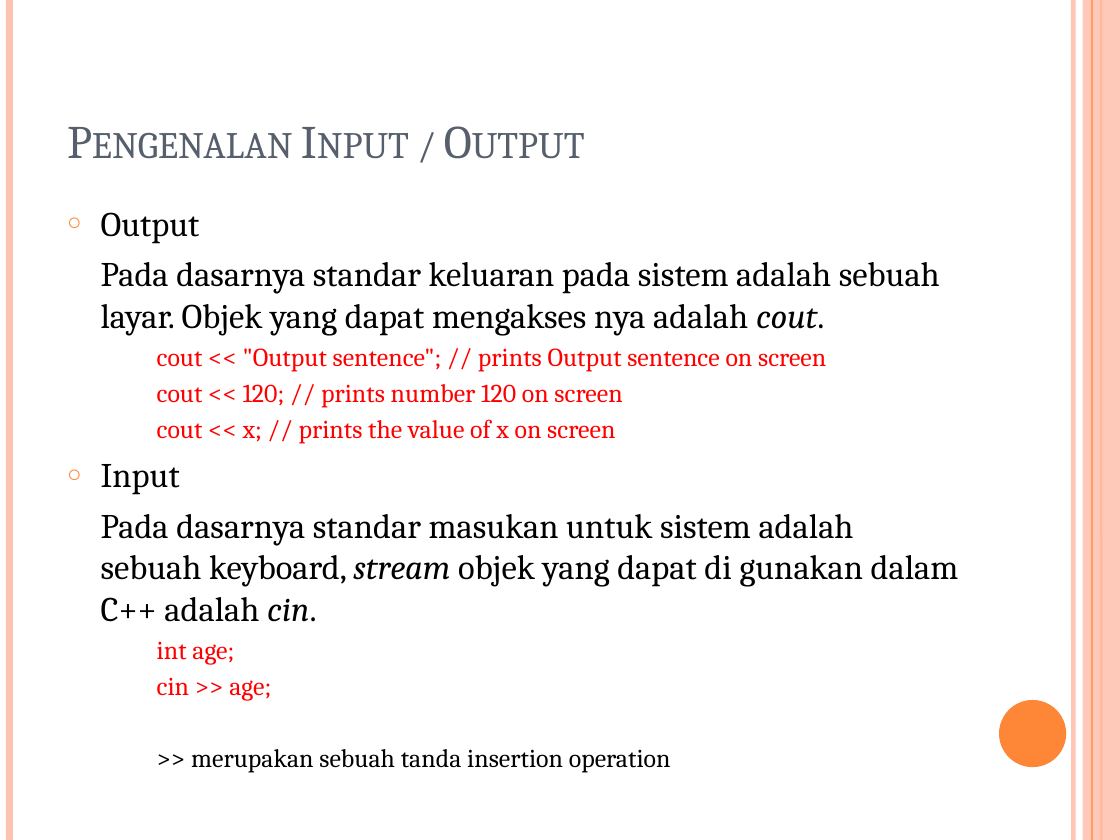
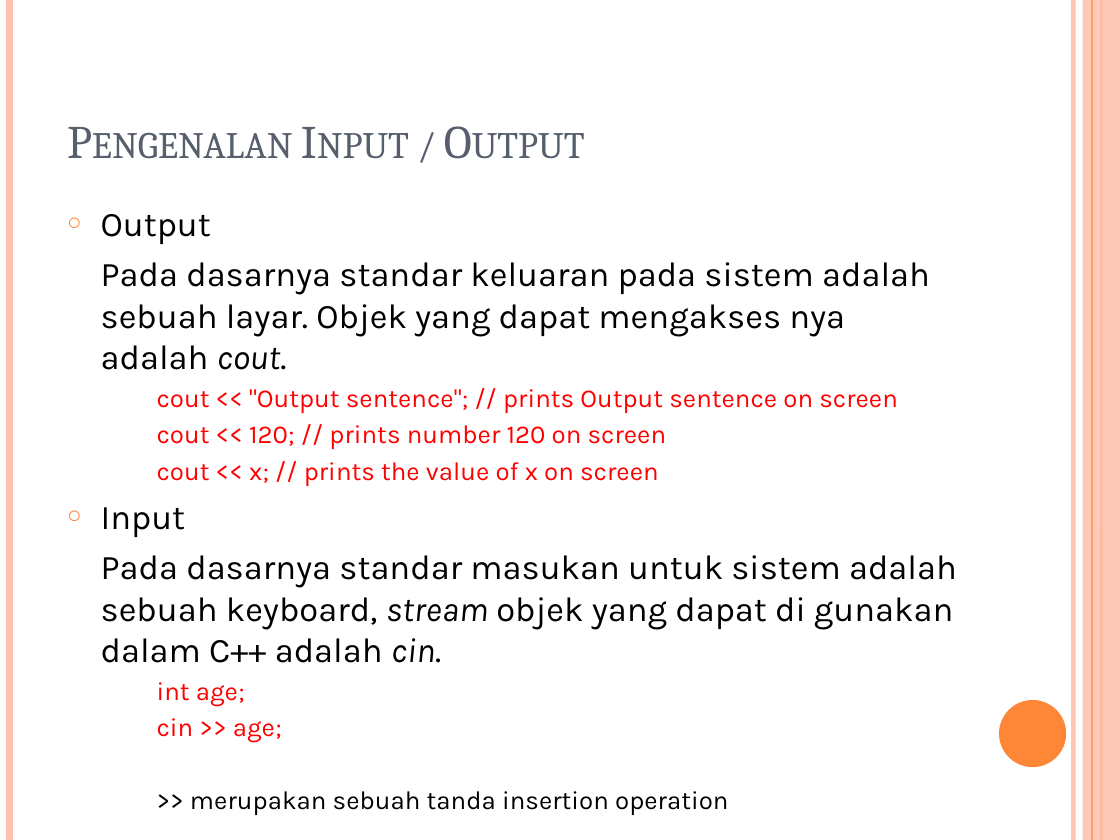
Before and after one commit to tandasanyu/Binus_CPP_2023, a slide deck: slide 11 of Pertemuan1/Pengenalan C++_Pertemuan1_02-09-2023.pptx (slide 5 before the commit). Drawn at 1120x840 pixels with LibreOffice and Linux fonts; fonts in the diff are those of the drawing. Boxes give left, top, right and bottom in pixels: in the first picture for what was removed or moved away, otherwise in the second. Text is boxed around its words. In the diff, an @@ line names an element or a change of style, - is before the commit and + after.

Commit message:
Update Pengenalan C++_Pertemuan1_02-09-2023.pptx
Update PPT

```diff
--- a/Pertemuan1/Pengenalan C++_Pertemuan1_02-09-2023.pptx
+++ b/Pertemuan1/Pengenalan C++_Pertemuan1_02-09-2023.pptx
@@ text "Output" at <box>101,214,957,743</box>: font Cambria to Karla @@
```
Also in this commit, not shown: 8 other slides changed, 9 slides added.
